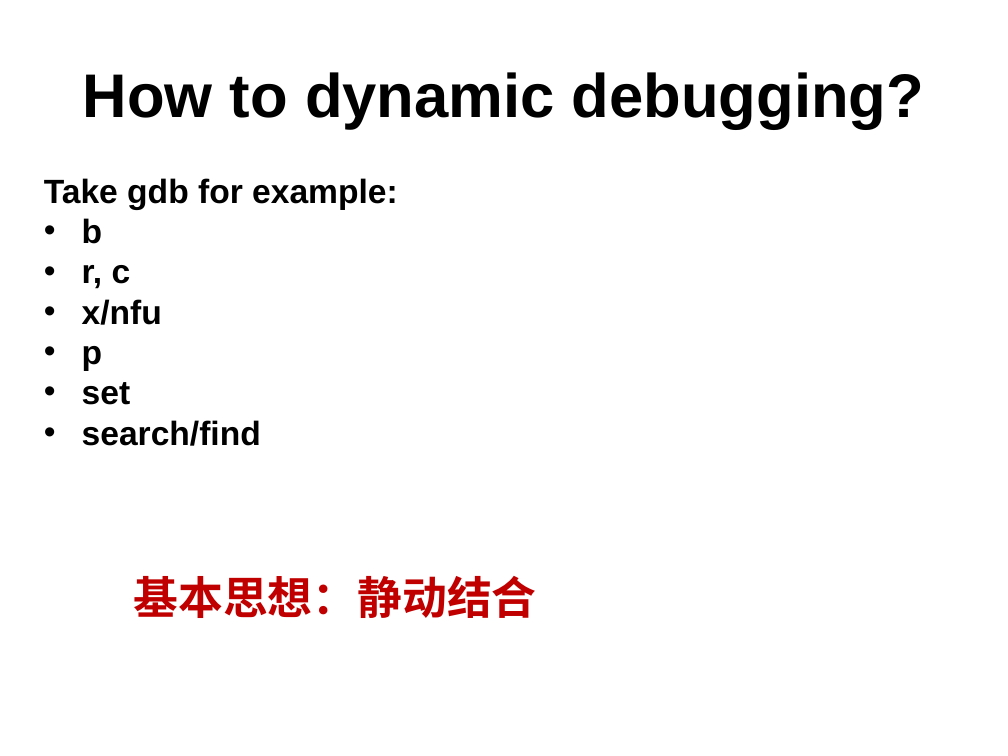
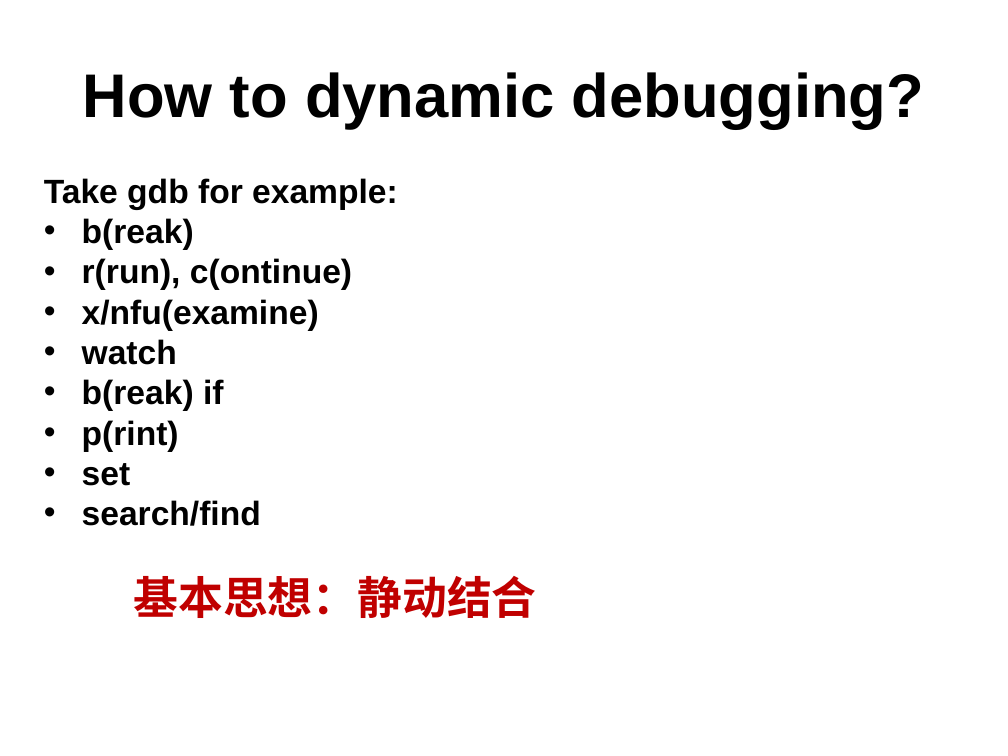
Before and after one commit to zephyract/my_repo, a slide deck: slide 4 of islab/debug&patch/debug&patch.pptx. Drawn at 1008x756 pixels with LibreOffice and Linux fonts; fonts in the diff are those of the drawing. Boxes give left, top, right and bottom in pixels: in the first picture for what was removed or moved away, otherwise in the second. Text is boxed around its words. In the diff, an @@ line names an element or a change of style, - is before the commit and + after.

Commit message:
debug & patch

```diff
--- a/islab/debug&patch/debug&patch.pptx
+++ b/islab/debug&patch/debug&patch.pptx
@@ text at (82,218,352,452): text changed @@
-• b
-• r, c
-• x/nfu
-• p
+• b(reak)
+• r(run), c(ontinue)
+• x/nfu(examine)
+• watch
+• b(reak) if
+• p(rint)
```
Also in this commit, not shown: 4 other slides changed, 1 slide added, 8 other files.
